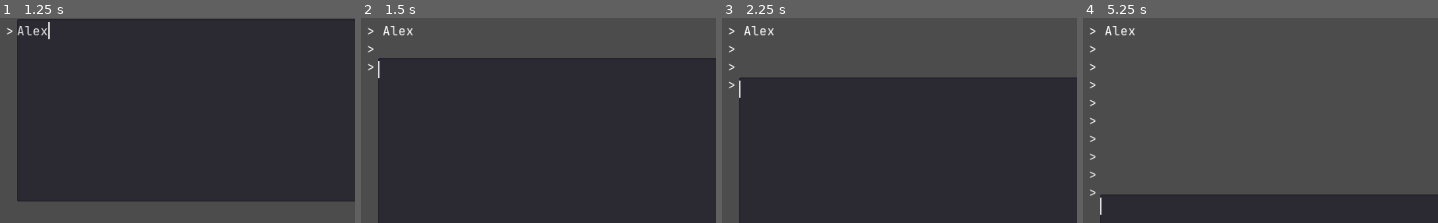
Above: before the commit, frames 1-4 (left to right).
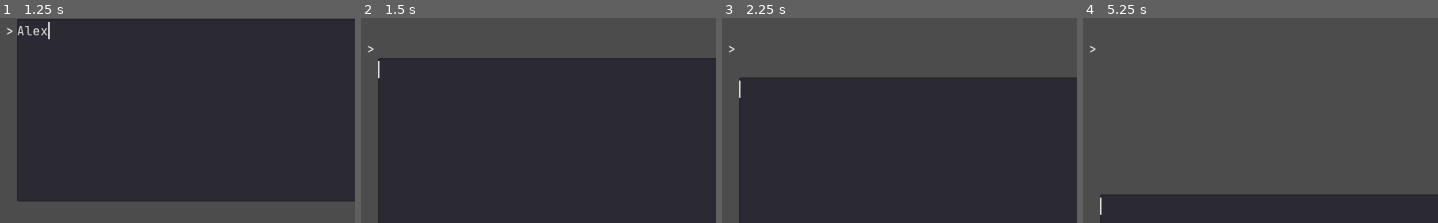
Above: after the commit, the same moments.

Repository: ailurada/project-seafarer
Game: Godot game, scene res://Control.tscn
Two runs of this game, one before a commit and one after it. Both use one fixed random seed, a clock stepped at 60 frames per second and the inputs below.
Inputs (mouse positions are % of the whole screen's width and height, from its top left):
- Up to frame 1 (1.25 s): click (51, 24) at 0.52 s; type "Alex" at 0.6 s
- Up to frame 2 (1.5 s): tap Enter (enter) at 1.25, 1.35 s
- Up to frame 3 (2.25 s): tap Space at 2 s; tap Enter (enter) at 2.1 s
- Up to frame 4 (5.25 s): tap Enter (enter) at 2.75, 2.85, 3.6, 4.25, 4.35, 5.1 s; tap Space at 3.5, 5 s
The pictures show only the part of the screen within x 0-50%, y 1-51%; the shares and areas given below are measured in that part.

Frame 1 is identical in both runs. In frame 2, 0.2% of the frame differs, in the area x 1-15%, y 3-26%; in frame 3, 0.3%; in frame 4, 0.5%, in the area x 1-15%, y 3-87%.

Commit message:
Started on map logic

Diff:
--- /dev/null
+++ b/app/Scripts/Map.gd
@@ -0,0 +1,34 @@
+extends Node
+
+
+# Declare member variables here. Examples:
+# var a = 2
+# var b = "text"
+
+
+# Called when the node enters the scene tree for the first time.
+func _ready():
+	pass # Replace with function body.
+
+
+# Called every frame. 'delta' is the elapsed time since the previous frame.
+#func _process(delta):
+#	pass
+
+func draw_map(map_string, xDim, yDim):
+	self.text = "|"
+	for i in range(xDim):
+		map_string += "-"
+	self.text += "|\n"
+
+	var map_str_array = map_string.split("\n")
+
+	for n in range(yDim):
+		self.text += "|"
+		self.text += map_str_array[n]
+		self.text += "|\n"
+
+	self.text = "|"
+	for i in range(xDim):
+		map_string += "-"
+	self.text += "|"
--- a/app/Scripts/UserInput.gd
+++ b/app/Scripts/UserInput.gd
@@ -27,6 +27,18 @@
 # Called every frame. 'delta' is the elapsed time since the previous frame.
 func _process(delta):
 	if Input.is_action_just_released("enter"):
-			text_output.text += self.text.substr(0, self.text.length() - 1) + "\n> "
-			self.text = ""
-			self.rect_position += Vector2(0, line_width)
+		execute_command()
+
+func execute_command():
+	var command = see_command()
+
+	## temp
+	text_output.text = command
+	self.text = ""
+	self.rect_position += Vector2(0, line_width)
+	##
+
+	return command
+
+func see_command():
+	return self.text.substr(0, self.text.length() - 1) + "\n> "
